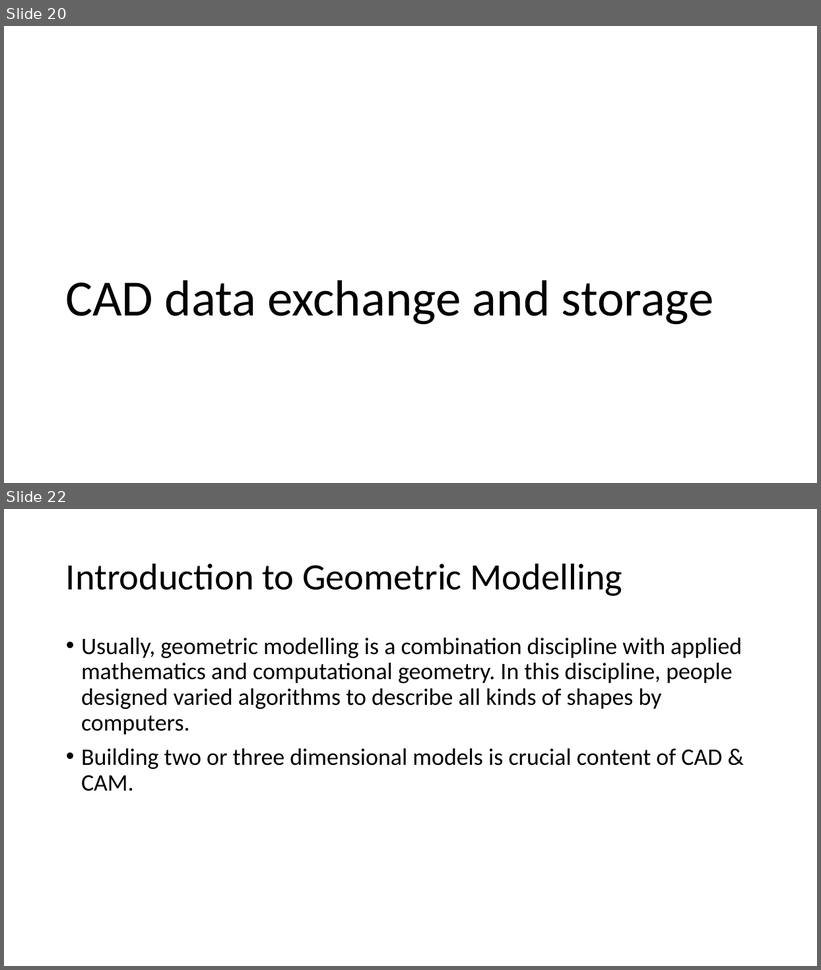
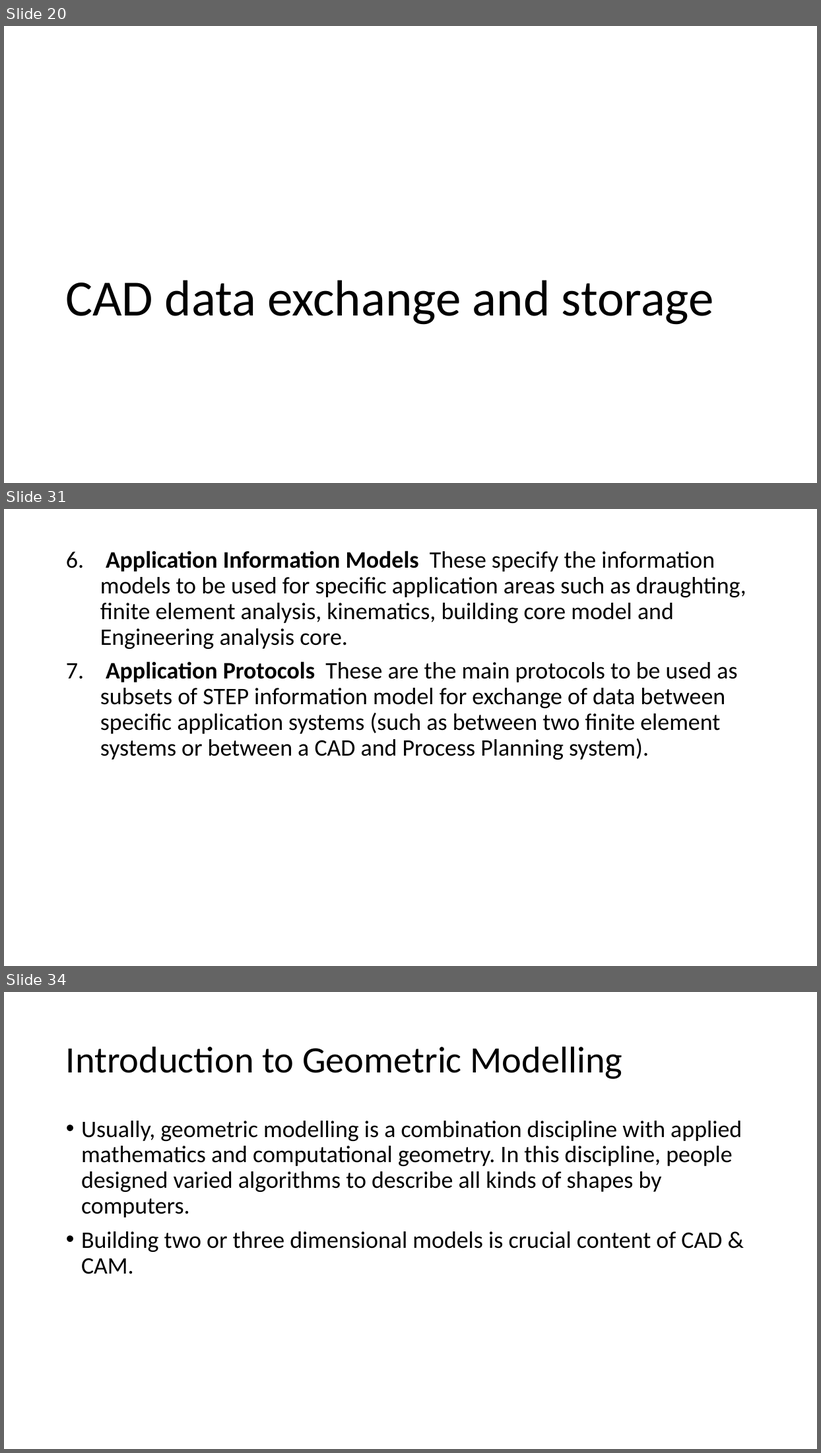
Before and after one commit to Jinny-Ching/cad_cam_course, a slide deck: CAD_CAM.pptx. Shown one above the other, each under a label of ours: slides 20 and 22 before the commit, slides 20, 31 and 34 after it; the slides between them are not shown. The pictures are 821x970 and 821x1453 pixels, drawn with LibreOffice and Linux fonts; fonts in the diff are those of the drawing. Boxes give left, top, right and bottom in pixels: in the first picture for what was removed or moved away, otherwise in the second. Text is boxed around its words. In the diff, an @@ line names an element or a change of style, - is before the commit and + after.

```diff
--- a/CAD_CAM.pptx
+++ b/CAD_CAM.pptx
@@ slide 31 added at [4,509,817,966], background #FFFFFF @@
@@ text added at [100,551,746,760], 28 pt, text #000000 @@
+6. Application Information Models These specify the information models to be used for specific application areas such as draughting, finite element analysis, kinematics, building core model and Engineering analysis core.
+7. Application Protocols These are the main protocols to be used as subsets of STEP information model for exchange of data between specific application systems (such as between two finite element systems or between a CAD and Process Planning system).
@@ what was slide 22 is now slide 34 @@
```
Also in this commit, not shown: 3 slides changed, 12 other slides added.
